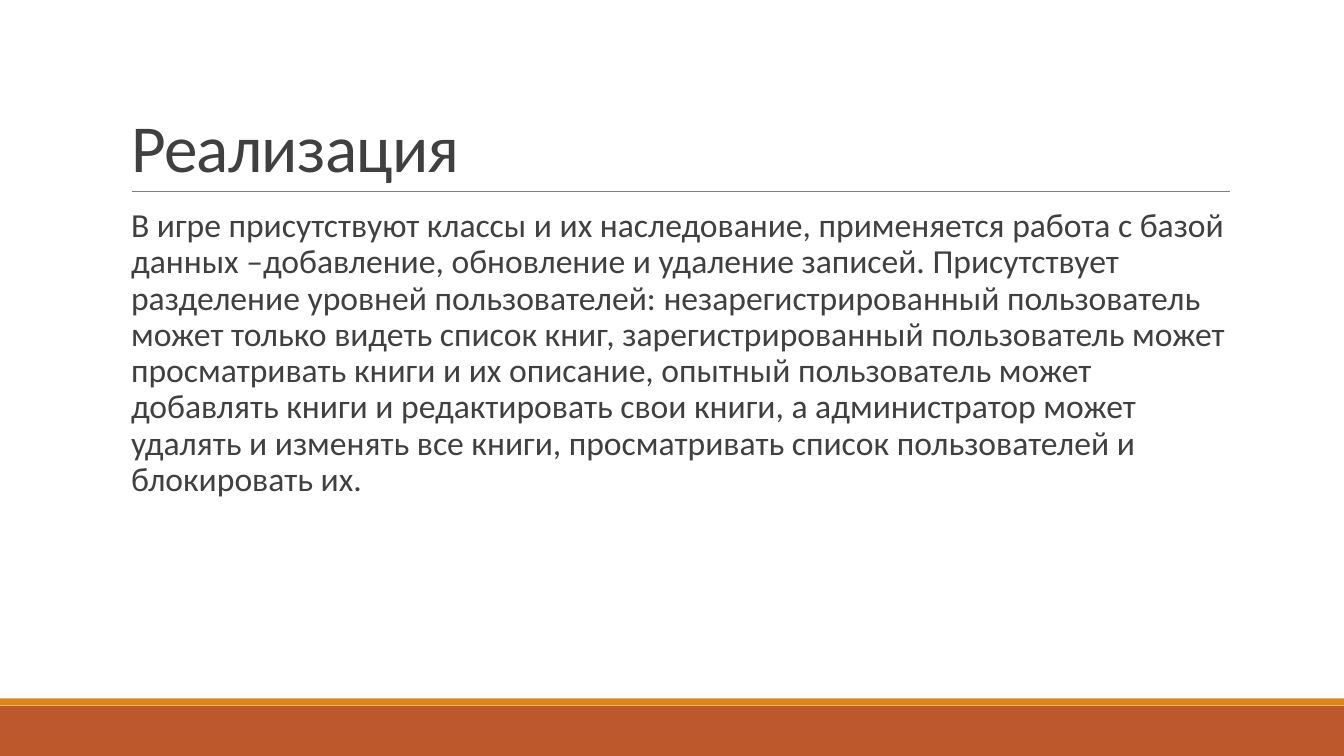
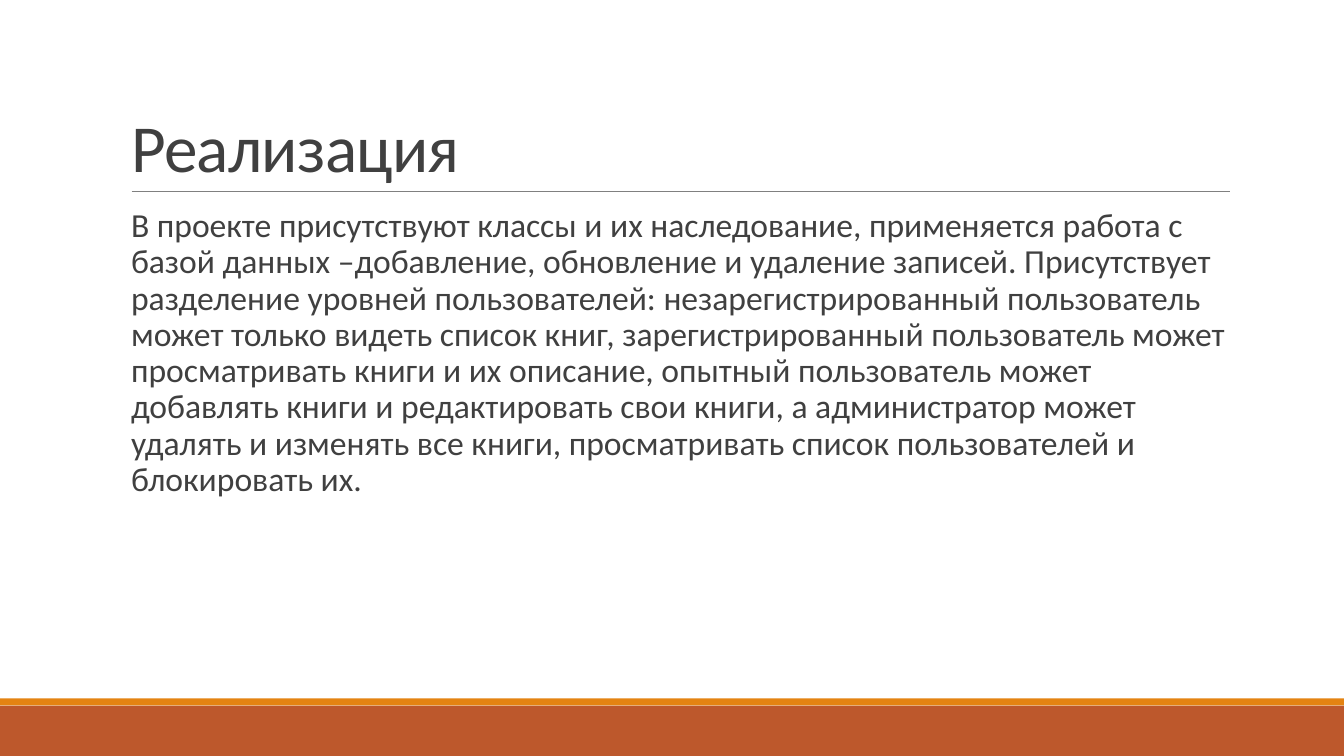
Before and after one commit to ionow2018/DB, a slide deck: slide 3 of Проект Webserver_презентация.pptx. Drawn at 1344x756 pixels with LibreOffice and Linux fonts; fonts in the diff are those of the drawing. Boxes give left, top, right and bottom in pixels: in the first picture for what was removed or moved away, otherwise in the second. Text is boxed around its words. In the diff, an @@ line names an element or a change of style, - is before the commit and + after.

```diff
--- a/Проект Webserver_презентация.pptx
+++ b/Проект Webserver_презентация.pptx
@@ text at [131, 214, 1225, 497]: text changed @@
-  В игре присутствуют классы и их наследование, применяется работа с базой данных –добавление, обновление и удаление записей. Присутствует разделение уровней пользователей: незарегистрированный пользователь может только видеть список книг, зарегистрированный пользователь может просматривать книги и их описание, опытный пользователь может добавлять книги и редактировать свои книги, а администратор может удалять и изменять все книги, просматривать список пользователей и блокировать их.
+  В проекте присутствуют классы и их наследование, применяется работа с базой данных –добавление, обновление и удаление записей. Присутствует разделение уровней пользователей: незарегистрированный пользователь может только видеть список книг, зарегистрированный пользователь может просматривать книги и их описание, опытный пользователь может добавлять книги и редактировать свои книги, а администратор может удалять и изменять все книги, просматривать список пользователей и блокировать их.
```
Also in this commit, not shown: 1 other slide changed, 1 other file.
